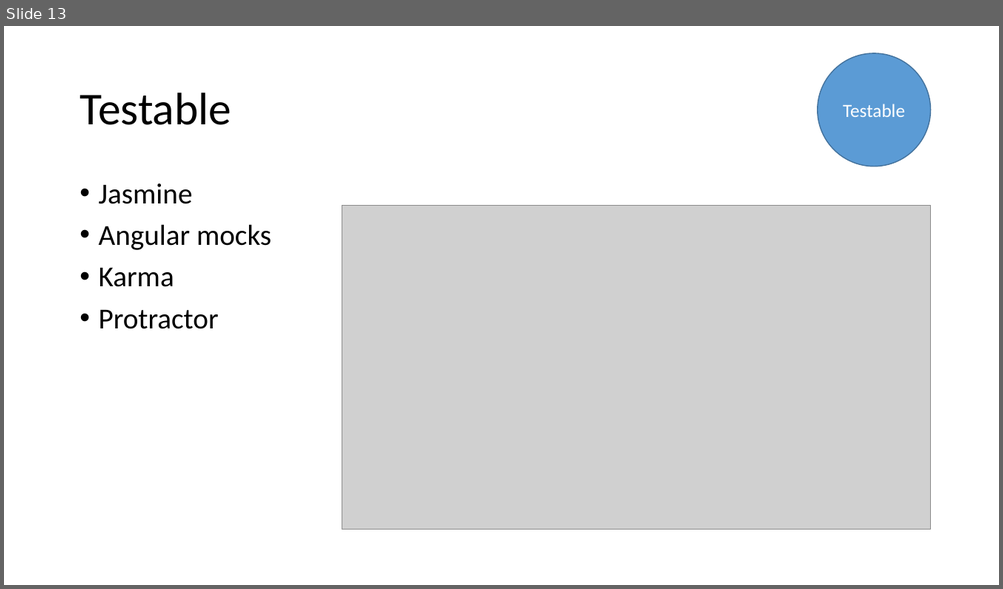
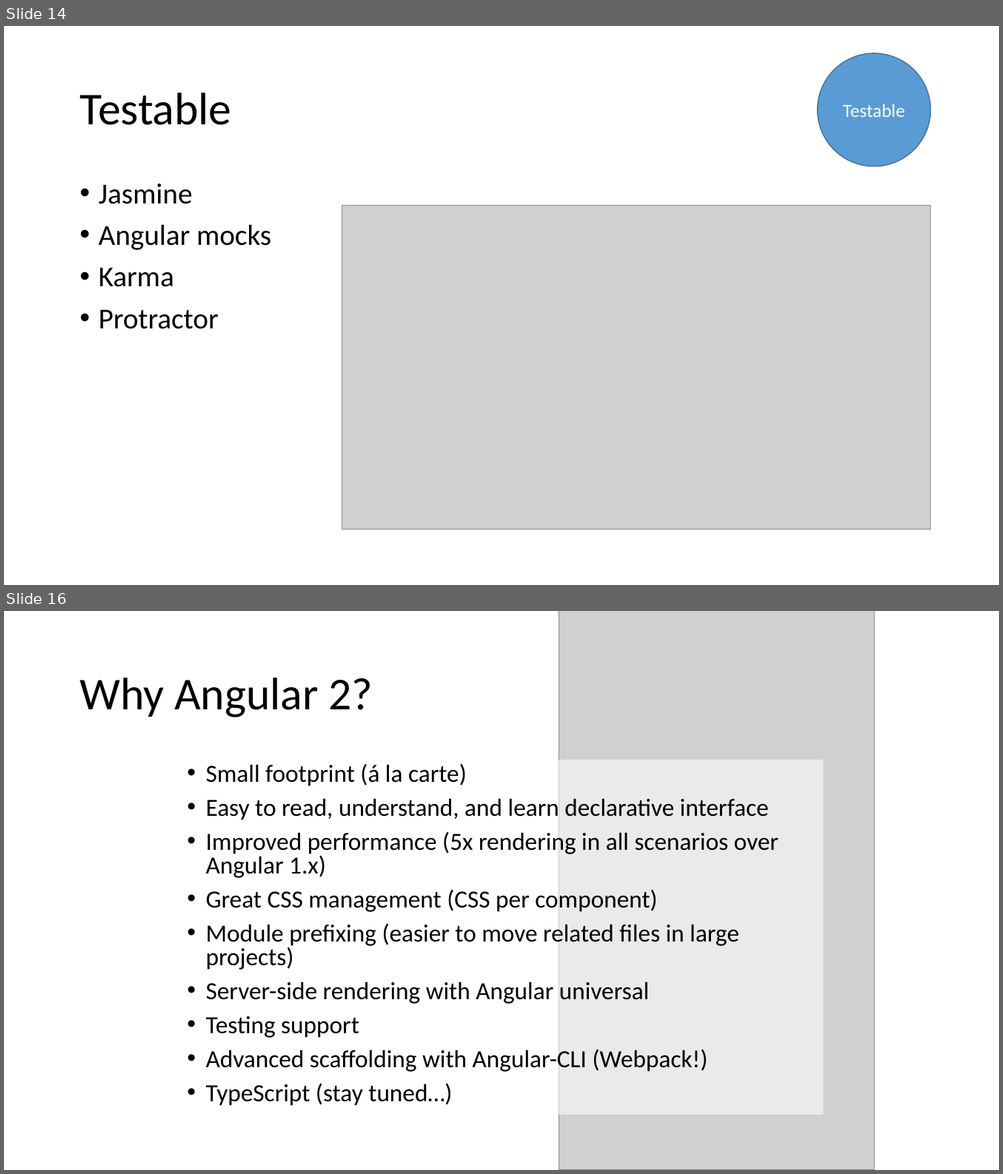
Before and after one commit to JeremyLikness/ng2ts-workshop, a slide deck: 00Intro/ng2.pptx. Shown one above the other, each under a label of ours: slide 13 before the commit, slides 14 and 16 after it; the slides between them are not shown. The pictures are 1003x589 and 1003x1174 pixels, drawn with LibreOffice and Linux fonts; fonts in the diff are those of the drawing; grey boxes stand for pictures. Boxes give left, top, right and bottom in pixels: in the first picture for what was removed or moved away, otherwise in the second. Text is boxed around its words. In the diff, an @@ line names an element or a change of style, - is before the commit and + after.

```diff
--- a/00Intro/ng2.pptx
+++ b/00Intro/ng2.pptx
@@ slide 16 added at (x1=4, y1=611, x2=999, y2=1170), background #FFFFFF @@
@@ picture added at (x1=558, y1=611, x2=874, y2=1170) @@
@@ title added at (x1=79, y1=678, x2=373, y2=718), 44 pt, text #000000 @@
+Why Angular 2?
@@ text added at (x1=179, y1=760, x2=822, y2=1116), fill #FFFFFF at 56% opacity, 23.8 pt, text #000000 @@
+• Small footprint (á la carte)
+• Easy to read, understand, and learn declarative interface
+• Improved performance (5x rendering in all scenarios over Angular 1.x)
+• Great CSS management (CSS per component)
+• Module prefixing (easier to move related files in large projects)
+• Server-side rendering with Angular universal
+• Testing support
+• Advanced scaffolding with Angular-CLI (Webpack!)
+• TypeScript (stay tuned…)
@@ what was slide 13 is now slide 14 @@
```
Also in this commit, not shown: 1 slide changed, 3 other slides added.
